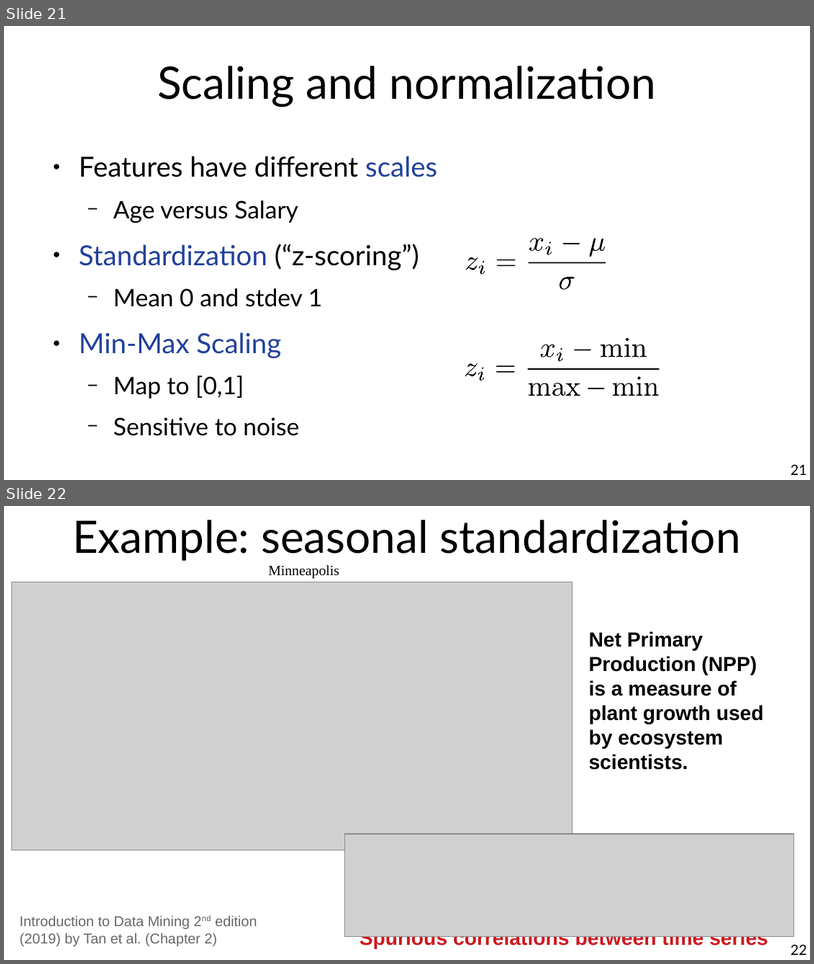
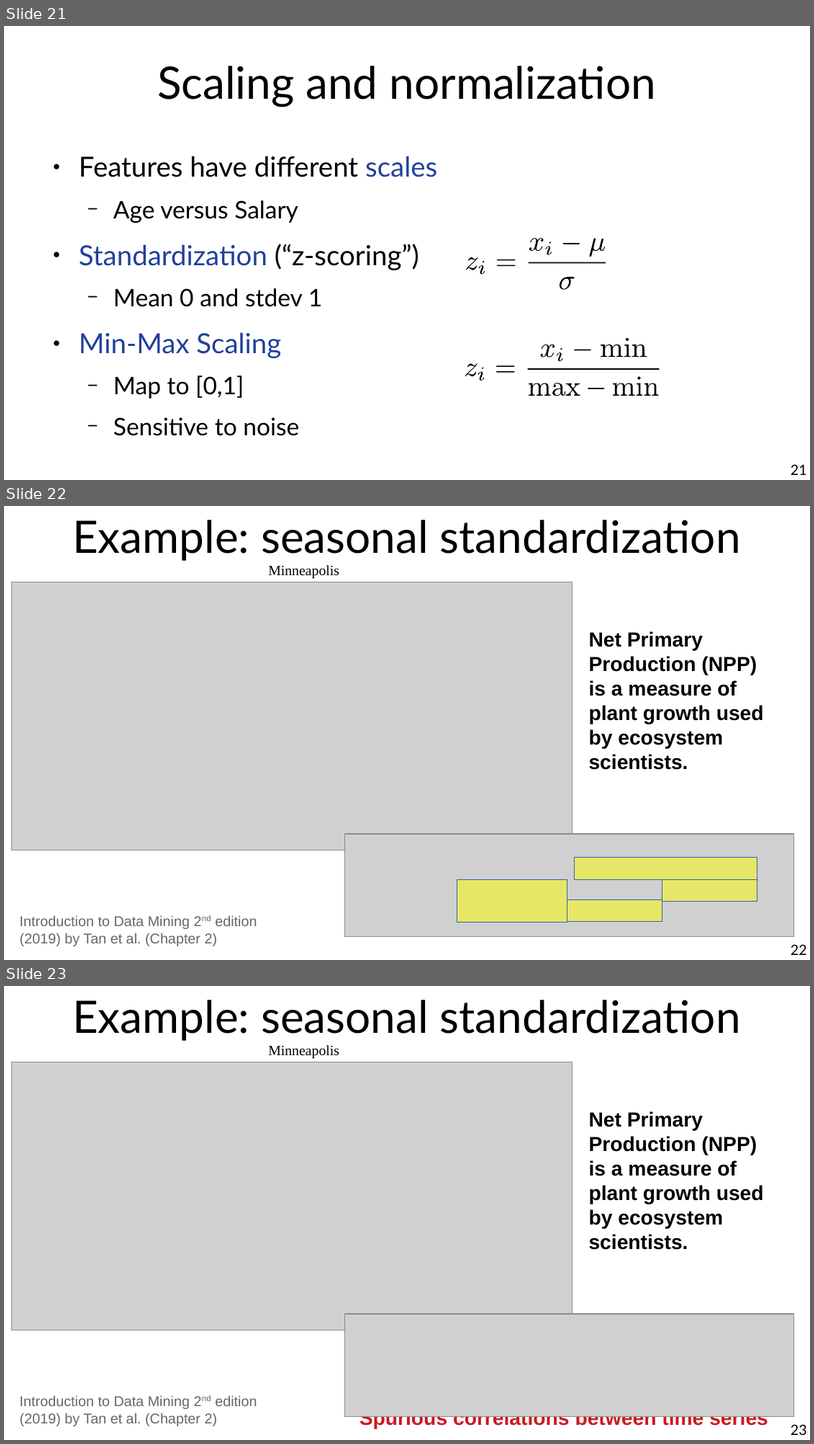
Before and after one commit to chatox/data-mining-course, a slide deck: theory/odp/tt04_integration_cleaning.odp. Shown one above the other, each under a label of ours: slides 21 and 22 before the commit, slides 21, 22 and 23 after it. The pictures are 814x964 and 814x1444 pixels, drawn with LibreOffice and Linux fonts; fonts in the diff are those of the drawing; grey boxes stand for pictures. Boxes give left, top, right and bottom in pixels: in the first picture for what was removed or moved away, otherwise in the second. Text is boxed around its words. In the diff, an @@ line names an element or a change of style, - is before the commit and + after.

```diff
--- a/theory/odp/tt04_integration_cleaning.odp
+++ b/theory/odp/tt04_integration_cleaning.odp
@@ slide 22 added at [4, 506, 810, 960], background #FFFFFF @@
@@ title added at [72, 520, 741, 561], 44 pt, text #000000 @@
+Example: seasonal standardization
@@ text added at [268, 565, 340, 579], 14 pt, text #000000 @@
+Minneapolis
@@ picture added at [11, 582, 573, 850] @@
@@ text added at [589, 631, 764, 770], 20 pt, text #000000, bold @@
+Net Primary Production (NPP) is a measure of plant growth used by ecosystem scientists.
@@ picture added at [345, 834, 795, 937] @@
@@ rectangle added at [575, 857, 758, 879], fill #FFFF00 at 50% opacity, outline #3465A4 0 pt @@
@@ rectangle added at [458, 879, 568, 921], fill #FFFF00 at 50% opacity, outline #3465A4 0 pt @@
@@ rectangle added at [663, 879, 758, 901], fill #FFFF00 at 50% opacity, outline #3465A4 0 pt @@
@@ text added at [20, 915, 257, 946], 14 pt, text #666666 @@
+Introduction to Data Mining 2nd edition (2019) by Tan et al. (Chapter 2)
@@ rectangle added at [568, 900, 663, 921], fill #FFFF00 at 50% opacity, outline #3465A4 0 pt @@
@@ page number added at [791, 944, 808, 955], 14 pt, text #000000 @@
+22
@@ what was slide 22 is now slide 23 @@
@@ page number at [791, 1424, 808, 1435]: text changed @@
-22
+23
```
Also in this commit, not shown: 1 other file.
